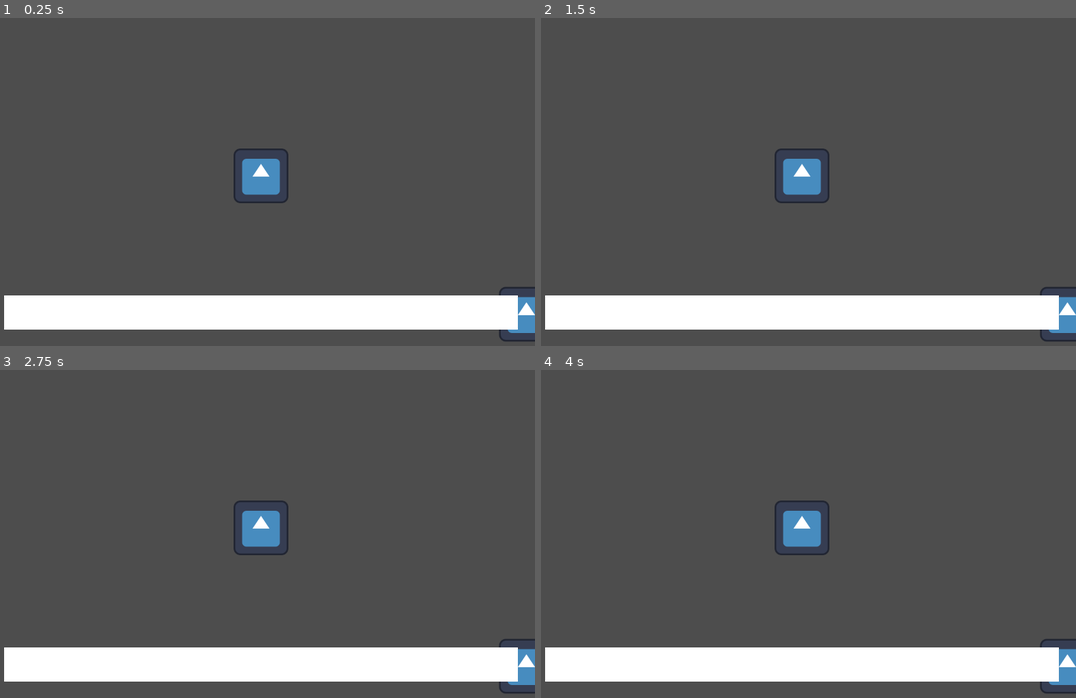
Above: before the commit, frames 1-4 (two rows, left to right).
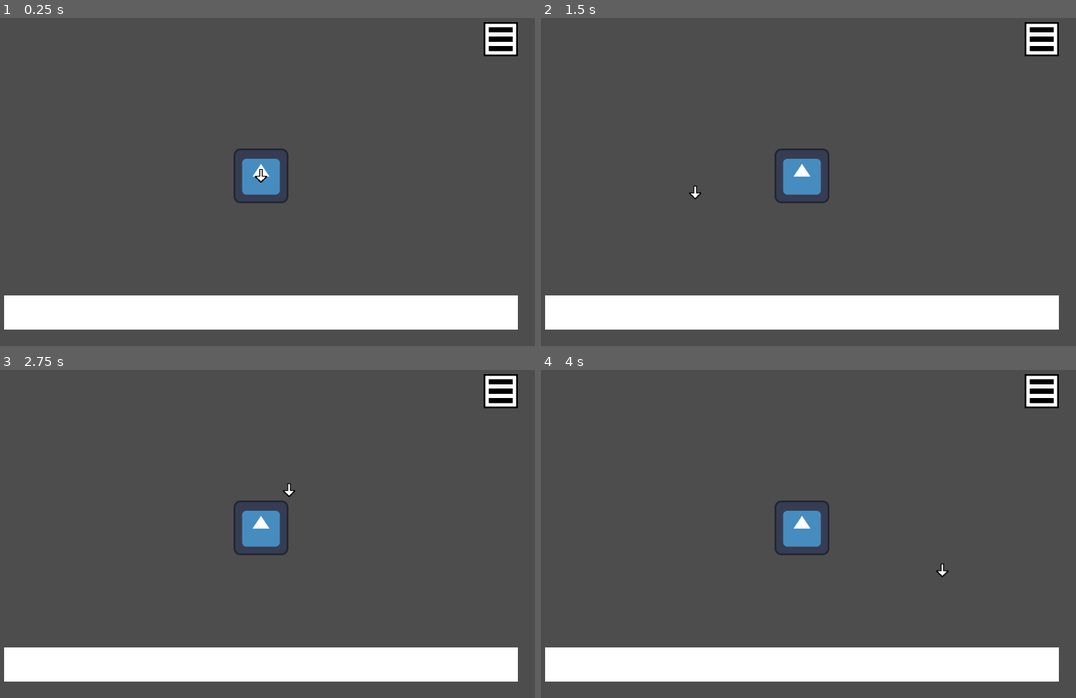
Above: after the commit, the same moments.

Repository: pupungeggang4/Godot-RTS
Game: Godot game, scene res://Scene/rts.tscn
The game is run twice, just before and just after one commit, with the same random seed, the same clock (stepped at 60 frames per second) and the same inputs. The engine's default icon, where the game draws it, is replaced by a stand-in: a white triangle on a blue panel in a dark square.
Inputs (mouse positions are in pixels of both pictures, inside the frame that each line leads up to):
- Up to frame 1 (0.25 s): no input
- Up to frame 2 (1.5 s): tap Enter at 0.5 s; move the mouse to (920, 159) at 0.52 s; right-click (920, 159) at 0.6 s; move the mouse to (690, 191) at 1.27 s; right-click (690, 191) at 1.35 s
- Up to frame 3 (2.75 s): move the mouse to (315, 452) at 2.02 s; right-click (315, 452) at 2.1 s
- Up to frame 4 (4 s): move the mouse to (776, 596) at 2.77 s; right-click (776, 596) at 2.85 s; move the mouse to (969, 579) at 3.52 s; right-click (969, 579) at 3.6 s

The runs differ from the first frame. In frame 1, 1.2% of the frame differs, in the area x 47-100%, y 1-99%; in frame 2, 1.2%; in frame 3, 1.1%; in frame 4, 1.2%, in the area x 73-100%, y 1-99%.

Commit message:
Added Movement

Diff:
--- a/Game/Scene/rts.tscn
+++ b/Game/Scene/rts.tscn
@@ -1,9 +1,11 @@
-[gd_scene load_steps=5 format=3 uid="uid://cymb3lhhhhem4"]
+[gd_scene load_steps=7 format=3 uid="uid://cymb3lhhhhem4"]
 
 [ext_resource type="Script" uid="uid://bambgho5oppsj" path="res://Script/hud.gd" id="1_42rvx"]
 [ext_resource type="Script" uid="uid://7gdgp8xlkx7d" path="res://Script/camera.gd" id="1_x3ox0"]
 [ext_resource type="Script" uid="uid://qc48yirmksxo" path="res://Script/player.gd" id="3_6540j"]
+[ext_resource type="Texture2D" uid="uid://jjg5ky2ile3c" path="res://Image/Pointer.png" id="3_ae5vg"]
 [ext_resource type="Texture2D" uid="uid://cwptrwgl255nw" path="res://icon.svg" id="3_mcrj6"]
+[ext_resource type="Texture2D" uid="uid://deb2hc3r28sn4" path="res://Image/ButtonMenu.png" id="6_ae5vg"]
 
 [node name="RTS" type="Node2D"]
 
@@ -11,18 +13,6 @@
 script = ExtResource("3_6540j")
 
 [node name="Sprite" type="Sprite2D" parent="Player"]
-texture = ExtResource("3_mcrj6")
-
-[node name="Icon" type="Sprite2D" parent="."]
-position = Vector2(620, 324)
-texture = ExtResource("3_mcrj6")
-
-[node name="Icon2" type="Sprite2D" parent="."]
-position = Vector2(774, -235)
-texture = ExtResource("3_mcrj6")
-
-[node name="Icon3" type="Sprite2D" parent="."]
-position = Vector2(1239, 120)
 texture = ExtResource("3_mcrj6")
 
 [node name="Camera" type="Camera2D" parent="."]
@@ -41,3 +31,10 @@
 offset_top = 280.0
 offset_right = 600.0
 offset_bottom = 360.0
+
+[node name="ButtonMenu" type="Sprite2D" parent="Camera/HUD"]
+position = Vector2(560, -320)
+texture = ExtResource("6_ae5vg")
+
+[node name="Pointer" type="Sprite2D" parent="."]
+texture = ExtResource("3_ae5vg")
--- a/Game/Script/player.gd
+++ b/Game/Script/player.gd
@@ -1,4 +1,18 @@
 extends Node2D
 
+@onready var node_pointer = get_tree().current_scene.get_node('Pointer')
+@export var speed = 200.0
+
 func _process(delta: float) -> void:
-    pass
+    move_player(delta)
+    handle_input()
+
+func move_player(delta: float) -> void:
+    var diff = node_pointer.position - position
+    if diff.length() > 10:
+        position += diff.normalized() * speed * delta
+
+func handle_input() -> void:
+    if Input.is_action_just_released('r_click'):
+        var mouse = get_global_mouse_position()
+        node_pointer.position = mouse
--- a/Game/project.godot
+++ b/Game/project.godot
@@ -21,6 +21,19 @@
 window/size/viewport_height=800
 window/stretch/mode="viewport"
 
+[input]
+
+r_click={
+"deadzone": 0.2,
+"events": [Object(InputEventMouseButton,"resource_local_to_scene":false,"resource_name":"","device":-1,"window_id":0,"alt_pressed":false,"shift_pressed":false,"ctrl_pressed":false,"meta_pressed":false,"button_mask":0,"position":Vector2(0, 0),"global_position":Vector2(0, 0),"factor":1.0,"button_index":2,"canceled":false,"pressed":false,"double_click":false,"script":null)
+]
+}
+l_click={
+"deadzone": 0.2,
+"events": [Object(InputEventMouseButton,"resource_local_to_scene":false,"resource_name":"","device":-1,"window_id":0,"alt_pressed":false,"shift_pressed":false,"ctrl_pressed":false,"meta_pressed":false,"button_mask":0,"position":Vector2(0, 0),"global_position":Vector2(0, 0),"factor":1.0,"button_index":1,"canceled":false,"pressed":false,"double_click":false,"script":null)
+]
+}
+
 [rendering]
 
 gl_compatibility/driver.windows="opengl3_angle"
Binary file added: Game/Image/ButtonMenu.png
Not shown, added: Game/Image/ButtonMenu.png.import
Binary file added: Game/Image/Pointer.png
Not shown, added: Game/Image/Pointer.png.import
